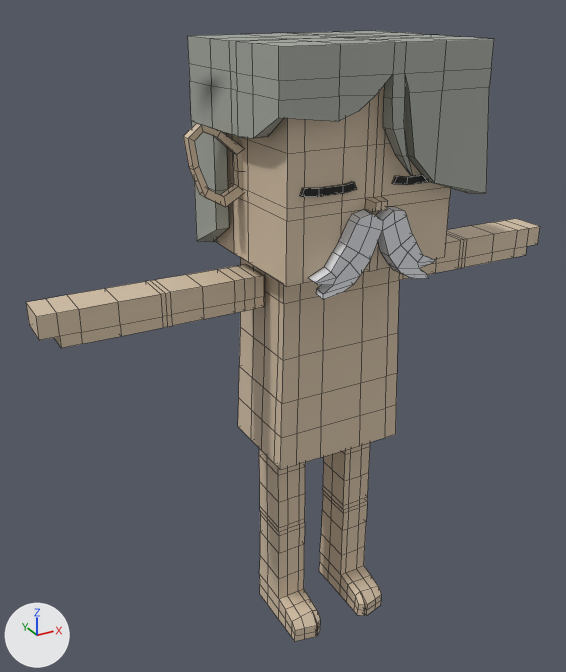
One commit to the FBX model mustachiorascals/fbx/a5aff1fc-46ff-49e2-92ff-f84141f4c209.fbx: the scene before it, then after it.
Camera for both pictures: a 50 mm lens placed at (-0.0176, -0.0274, 0.0298), pointed at (-0.0016, 0.0017, 0.0152). Lighting does not change. The marker at lower left points along +X, +Y and +Z. Mesh edges are drawn as thin lines. Where no turn or scale is listed for an object, it has been applied to the vertices.

The first picture shows 'e_10', 'eye_1', 'h_emo', 'm_b', 'mustachio_arms', 'mustachio_body', 'mustachio_head', 'mustachio_legs'.
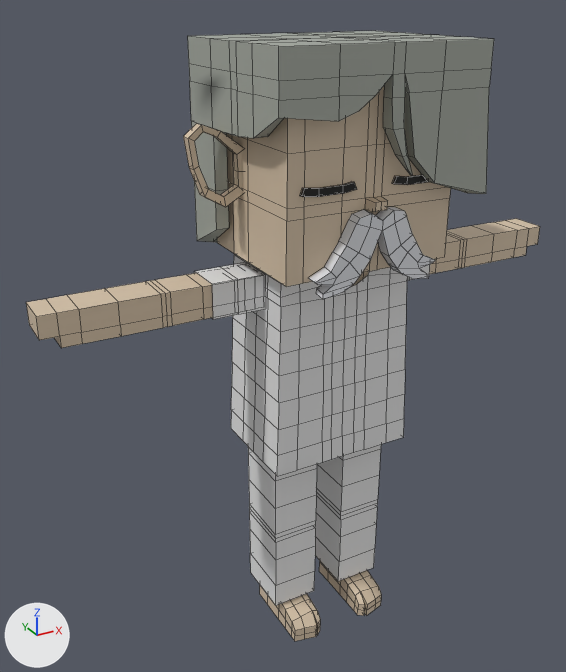
Diff of the bpy script that builds the scene:
```diff
--- a/mustachiorascals/fbx/a5aff1fc-46ff-49e2-92ff-f84141f4c209.fbx.py
+++ b/mustachiorascals/fbx/a5aff1fc-46ff-49e2-92ff-f84141f4c209.fbx.py
@@ mat_upper_garment_1 @@
+mat_upper_garment_1 = principled_material('upper_garment_1')
+mat_upper_garment_1.base_color = (0.8, 0.8, 0.8)  # white #e7e7e7
@@ mat_lower_garment @@
+mat_lower_garment = principled_material('lower_garment')
+mat_lower_garment.base_color = (0.8, 0.8, 0.8)  # white #e7e7e7
@@ me_mesh_009 @@
+me_mesh_009.from_pydata(...)  # 230 vertices, 212 faces; spans x -0.00349..0.00349, y -0.0013..0.00353, z 0.00994..0.01894
+me_mesh_009.materials.append(mat_upper_garment_1)  # white #e7e7e7
@@ me_mesh_003_1 @@
+me_mesh_003_1.from_pydata(...)  # 72 vertices, 64 faces; spans x -0.003..0.003, y -0.00018..0.00265, z 0.00139..0.01069
+me_mesh_003_1.materials.append(mat_lower_garment)  # white #e7e7e7
@@ me_mesh_010 @@
+me_mesh_010.from_pydata(...)  # 24 vertices, 18 faces; spans x -0.00561..0.00561, y 0.00027..0.00209, z 0.01737..0.01893
+me_mesh_010.materials.append(mat_upper_garment_1)  # white #e7e7e7
@@ ob_c_shirt_1 @@
+ob_c_shirt_1 = bpy.data.objects.new('c_shirt_1', me_mesh_009)
+ob_c_shirt_1.location = (0.0, 0.0, 0.0)
@@ ob_c_pants @@
+ob_c_pants = bpy.data.objects.new('c_pants', me_mesh_003_1)
+ob_c_pants.location = (0.0, 0.0, 0.0)
@@ ob_c_shirt_2 @@
+ob_c_shirt_2 = bpy.data.objects.new('c_shirt_2', me_mesh_010)
+ob_c_shirt_2.location = (0.0, 0.0, 0.0)
```

What differs and where, as boxes (x1, y1, x2, y2) in the pictures (566 x 672 px):
'c_shirt_1', added: after (231, 254, 407, 476)
'c_pants', added: after (248, 444, 381, 606)
'c_shirt_2', added: after (194, 263, 430, 320)
'mustachio_body', unchanged, covered by the edit: before (238, 258, 400, 470); after (352, 271, 369, 286)
'mustachio_legs', unchanged, covered by the edit: before (259, 443, 381, 641); after (260, 561, 381, 641)
